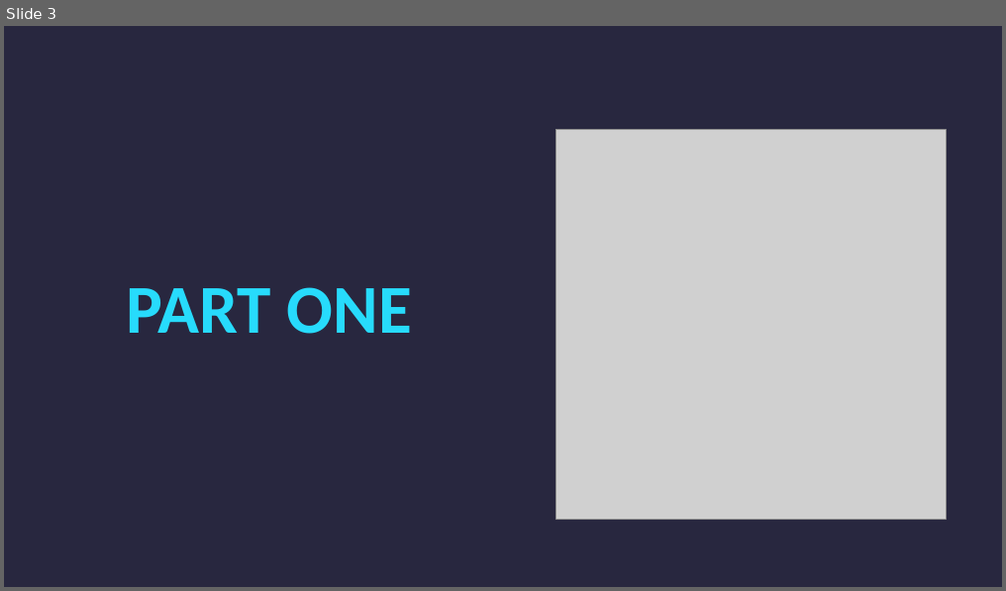
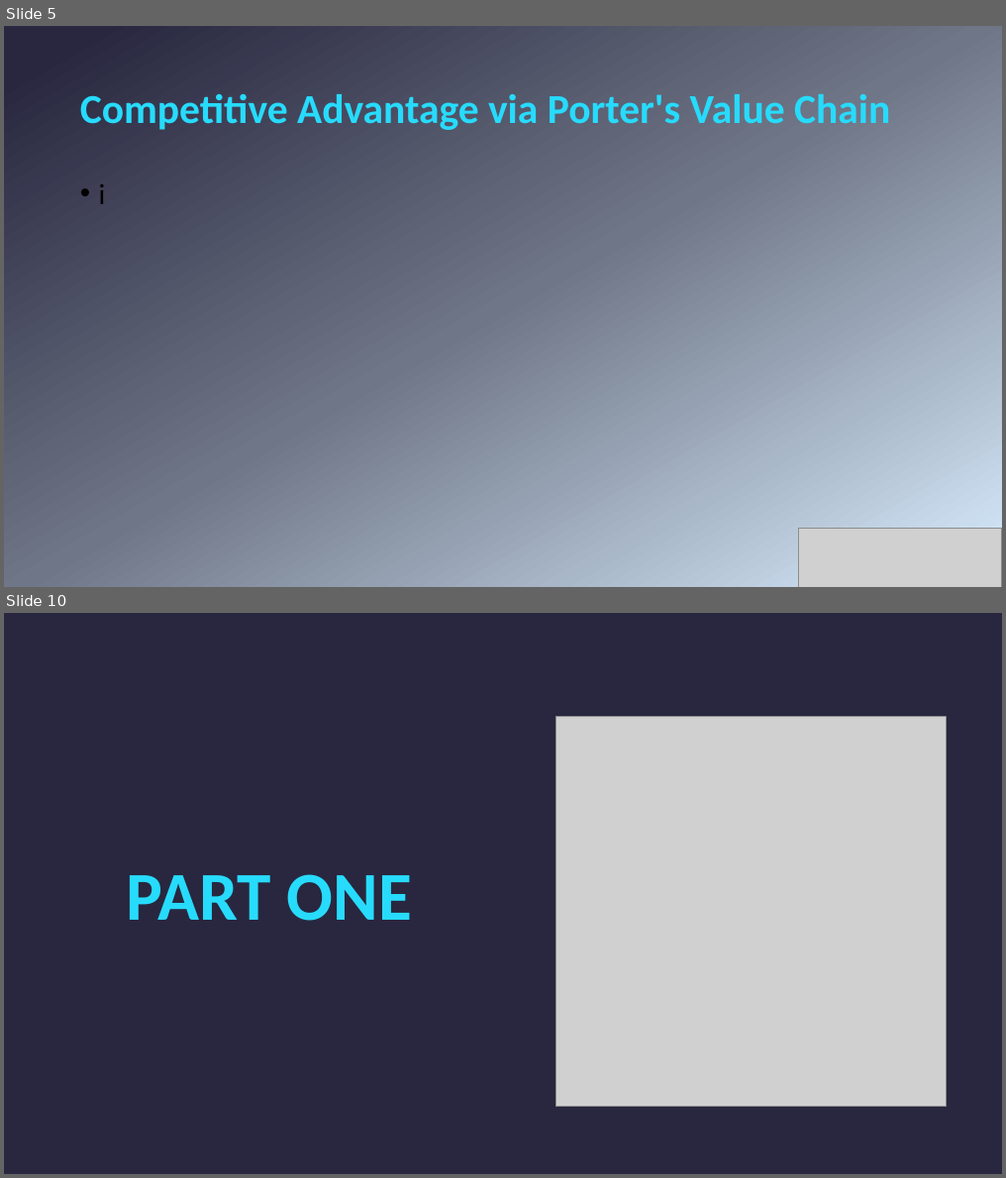
Before and after one commit to CharlesMalonRocha/SBIT---CA-2, a slide deck: Business Computer Technology Report.pptx. Shown one above the other, each under a label of ours: slide 3 before the commit, slides 5 and 10 after it; the slides between them are not shown. The pictures are 1006x591 and 1006x1178 pixels, drawn with LibreOffice and Linux fonts; fonts in the diff are those of the drawing; grey boxes stand for pictures. Boxes give left, top, right and bottom in pixels: in the first picture for what was removed or moved away, otherwise in the second. Text is boxed around its words. In the diff, an @@ line names an element or a change of style, - is before the commit and + after.

```diff
--- a/Business Computer Technology Report.pptx
+++ b/Business Computer Technology Report.pptx
@@ slide 5 added at bbox=[4, 26, 1002, 587], background gradient #CEE1F2 to #6F7687 to #28273F @@
@@ text added at bbox=[80, 94, 890, 130], 39.6 pt, text gradient #27DBFC to #B246EF, bold @@
+Competitive Advantage via Porter's Value Chain
@@ text added at bbox=[99, 184, 106, 204], 28 pt, text #000000 @@
+• i
@@ picture added at bbox=[799, 528, 1002, 587] @@
@@ what was slide 3 is now slide 10 @@
```
Also in this commit, not shown: 14 other slides added, 8 slides removed, 6 other files.
